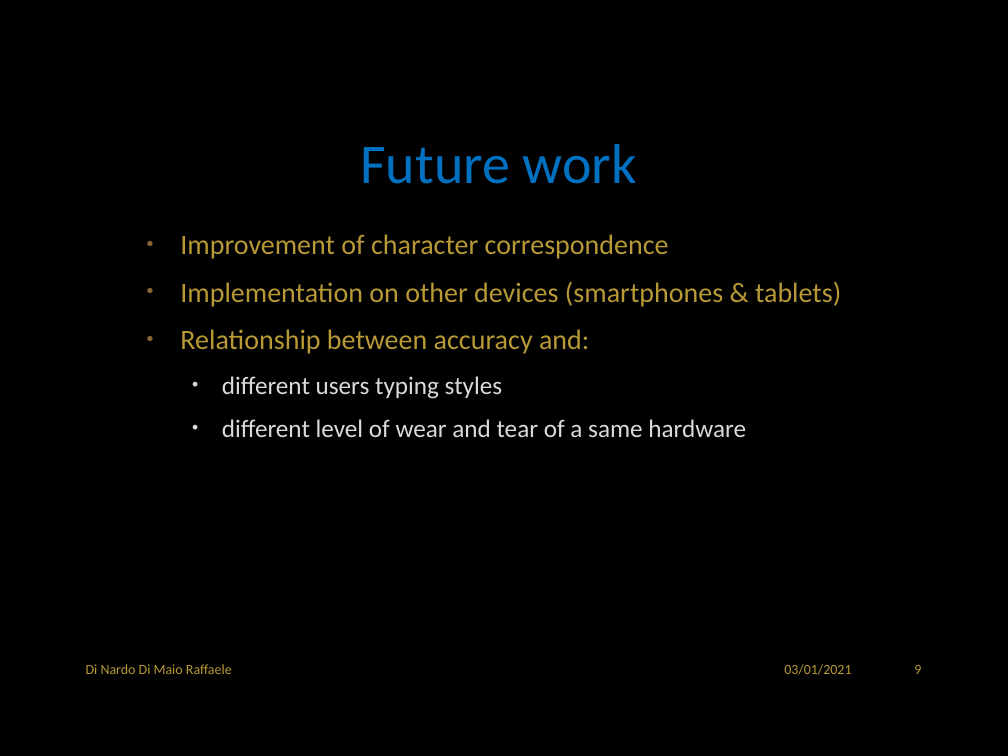
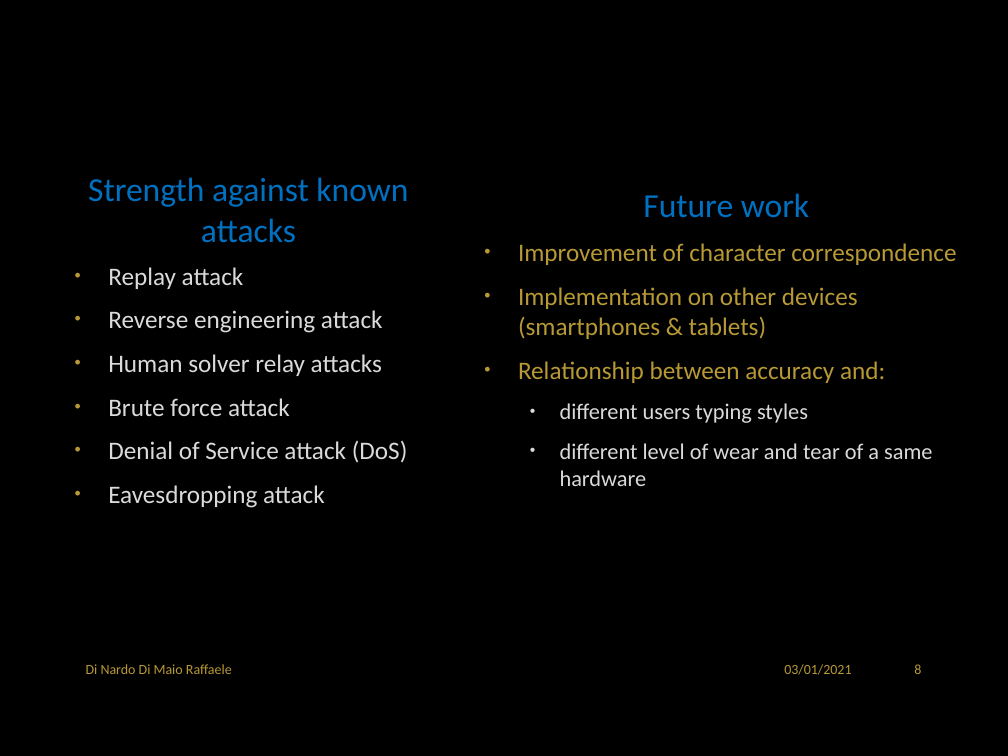
Before and after one commit to RaffaDNDM/AcCAPPCHA, a slide deck: slide 9 of Thesis/AcCAPPCHA.pptx (slide 10 before the commit). Drawn at 1008x756 pixels with LibreOffice and Linux fonts; fonts in the diff are those of the drawing; background and template pictures are left out. Boxes give left, top, right and bottom in pixels: in the first picture for what was removed or moved away, otherwise in the second. Text is boxed around its words. In the diff, an @@ line names an element or a change of style, - is before the commit and + after.

```diff
--- a/Thesis/AcCAPPCHA.pptx
+++ b/Thesis/AcCAPPCHA.pptx
@@ text added at [88, 177, 408, 243], 24 pt, text #0070C0 @@
+Strength against known attacks
@@ title "Future work": place and size @@
-title "Future work" at [360, 144, 637, 184]
+title "Future work" at [643, 193, 809, 217]
@@ title "Future work" at [643, 193, 809, 217]: size 40 to 24 pt @@
@@ text "Improvement of character correspondence": place and size @@
-text "Improvement of character correspondence" at [180, 234, 841, 437]
+text "Improvement of character correspondence" at [518, 243, 956, 486]
@@ text "Improvement of character correspondence" at [518, 243, 956, 486]: size 20 to 18 pt in "Improvement of character correspondence", "Implementation on other devices (smartphones & tablets)", "Relationship between accuracy and:"; size 18 to 16 pt in "different users typing styles", "different level of wear and tear of ..."; bullet colour #8C6530 to #B79935 @@
@@ text added at [108, 267, 408, 508], 18 pt, text #DADADA @@
+• Replay attack
+• Reverse engineering attack
+• Human solver relay attacks
+• Brute force attack
+• Denial of Service attack (DoS)
+• Eavesdropping attack
@@ page number at [914, 664, 921, 674]: text changed @@
-9
+8
```
Also in this commit, not shown: 3 other slides changed, 1 slide removed.
